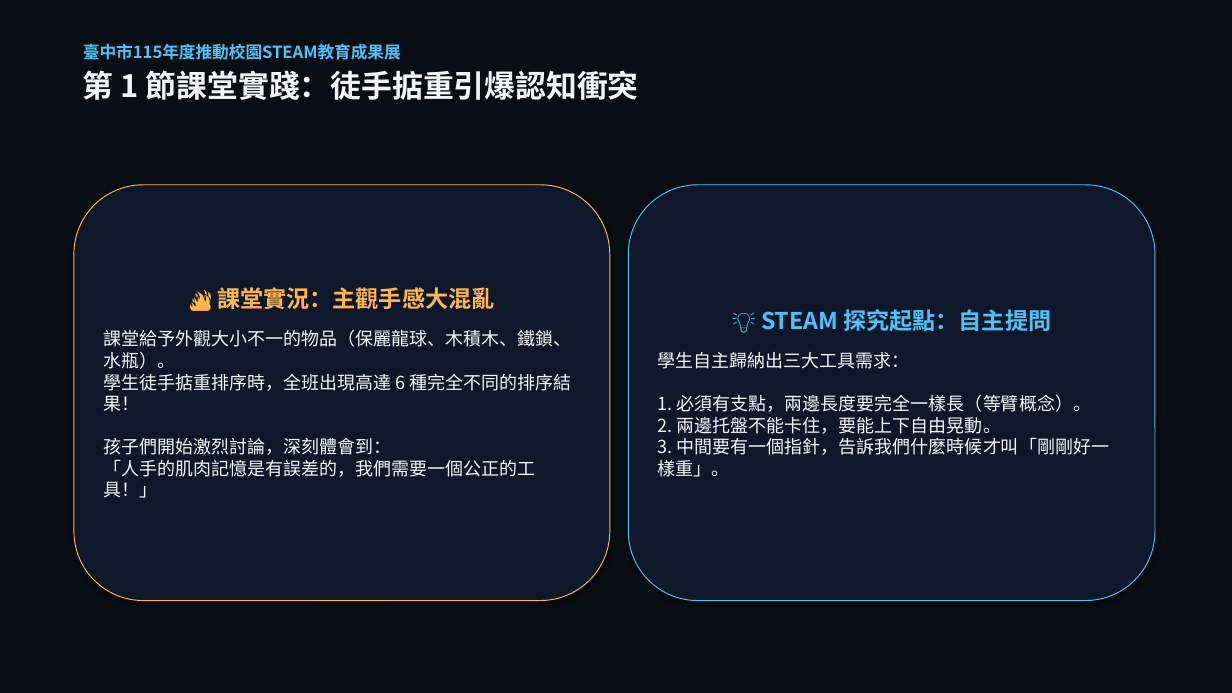
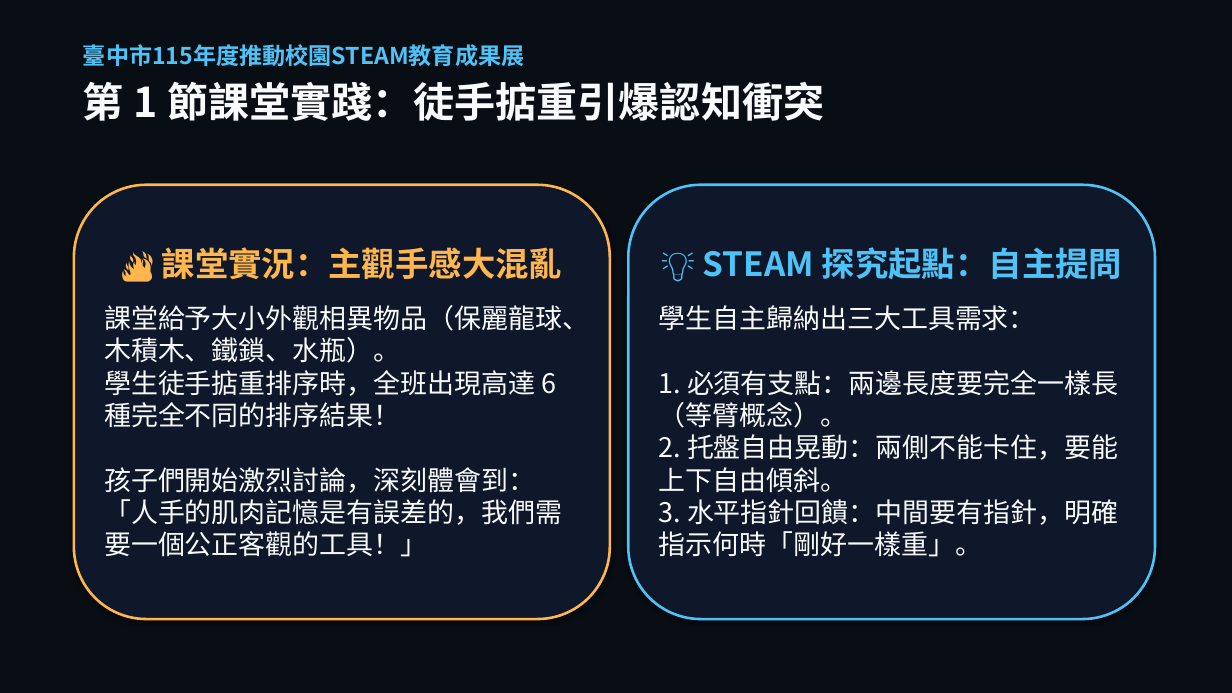
Before and after one commit to asc103138/steam-community-docs, a slide deck: slide 7 of 成果展繳交資料/臺中市梧棲區中正國小_STEAM成果展_5分鐘現場分享會簡報.pptx. Drawn at 1232x693 pixels with LibreOffice and Linux fonts; fonts in the diff are those of the drawing. Boxes give left, top, right and bottom in pixels: in the first picture for what was removed or moved away, otherwise in the second. Text is boxed around its words. In the diff, an @@ line names an element or a change of style, - is before the commit and + after.

Commit message:
feat: 簡報字體放大3倍超大字流呈現，並全面移除學生照片防範肖像權風險

```diff
--- a/成果展繳交資料/臺中市梧棲區中正國小_STEAM成果展_5分鐘現場分享會簡報.pptx
+++ b/成果展繳交資料/臺中市梧棲區中正國小_STEAM成果展_5分鐘現場分享會簡報.pptx
@@ text "臺中市115年度推動校園STEAM教育成果展" at [83, 44, 824, 121]: size 13 to 18 pt in "臺中市115年度推動校園STEAM教育成果展"; size 24 to 32 pt, text colour #F1F5F9 to #F8FAFC in "第 1 節課堂實踐：徒手掂重引爆認知衝突"; more space between paragraphs @@
@@ rounded rectangle "🔥 課堂實況：主觀手感大混亂": place and size @@
-rounded rectangle "🔥 課堂實況：主觀手感大混亂" at [74, 185, 610, 601]
+rounded rectangle "🔥 課堂實況：主觀手感大混亂" at [74, 185, 610, 619]
@@ rounded rectangle "🔥 課堂實況：主觀手感大混亂" at [74, 185, 610, 619]: outline #FFB74D 0.75 pt to #FFB74D 2 pt @@
@@ rounded rectangle "💡 STEAM 探究起點：自主提問": place and size @@
-rounded rectangle "💡 STEAM 探究起點：自主提問" at [628, 185, 1155, 601]
+rounded rectangle "💡 STEAM 探究起點：自主提問" at [628, 185, 1155, 619]
@@ rounded rectangle "💡 STEAM 探究起點：自主提問" at [628, 185, 1155, 619]: outline #4FC3F7 0.75 pt to #4FC3F7 2 pt @@
@@ text in rounded rectangle at [162, 247, 563, 279]: size 18 to 26 pt in "🔥 課堂實況：主觀手感大混亂" @@
@@ text in rounded rectangle at [703, 247, 1122, 279]: size 18 to 26 pt in "💡 STEAM 探究起點：自主提問" @@
@@ text in rounded rectangle at [104, 305, 589, 557]: text changed; size 14 to 21 pt; text colour #F1F5F9 to #F8FAFC @@
-課堂給予外觀大小不一的物品（保麗龍球、木積木、鐵鎖、水瓶）。
-學生徒手掂重排序時，全班出現高達 6 種完全不同的排序結果！
-孩子們開始激烈討論，深刻體會到：
-「人手的肌肉記憶是有誤差的，我們需要一個公正的工具！」
+課堂給予大小外觀相異物品（保麗龍球、木積木、鐵鎖、水瓶）。
+學生徒手掂重排序時，全班出現高達 6 種完全不同的排序結果！
+孩子們開始激烈討論，深刻體會到：
+「人手的肌肉記憶是有誤差的，我們需要一個公正客觀的工具！」
@@ text in rounded rectangle at [659, 305, 1118, 557]: text changed; size 14 to 21 pt; text colour #F1F5F9 to #F8FAFC @@
-學生自主歸納出三大工具需求：
-1. 必須有支點，兩邊長度要完全一樣長（等臂概念）。
-2. 兩邊托盤不能卡住，要能上下自由晃動。
-3. 中間要有一個指針，告訴我們什麼時候才叫「剛剛好一樣重」。
+學生自主歸納出三大工具需求：
+1. 必須有支點：兩邊長度要完全一樣長（等臂概念）。
+2. 托盤自由晃動：兩側不能卡住，要能上下自由傾斜。
+3. 水平指針回饋：中間要有指針，明確指示何時「剛好一樣重」。
```
Also in this commit, not shown: 15 other slides changed, 3 other files.
